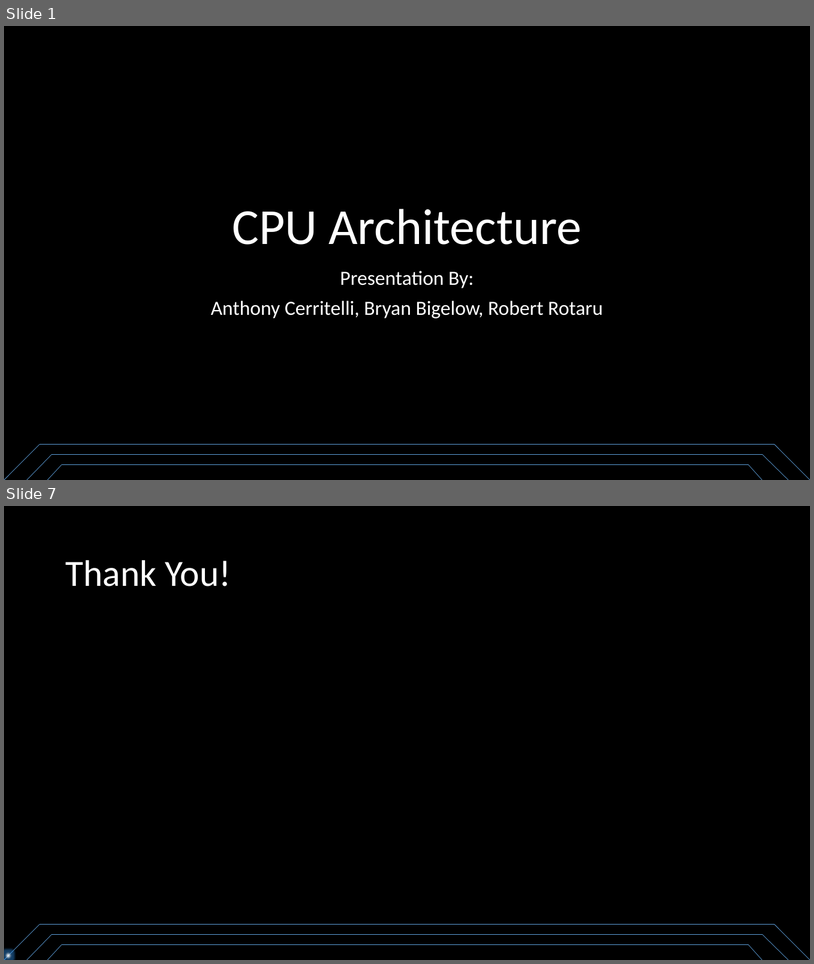
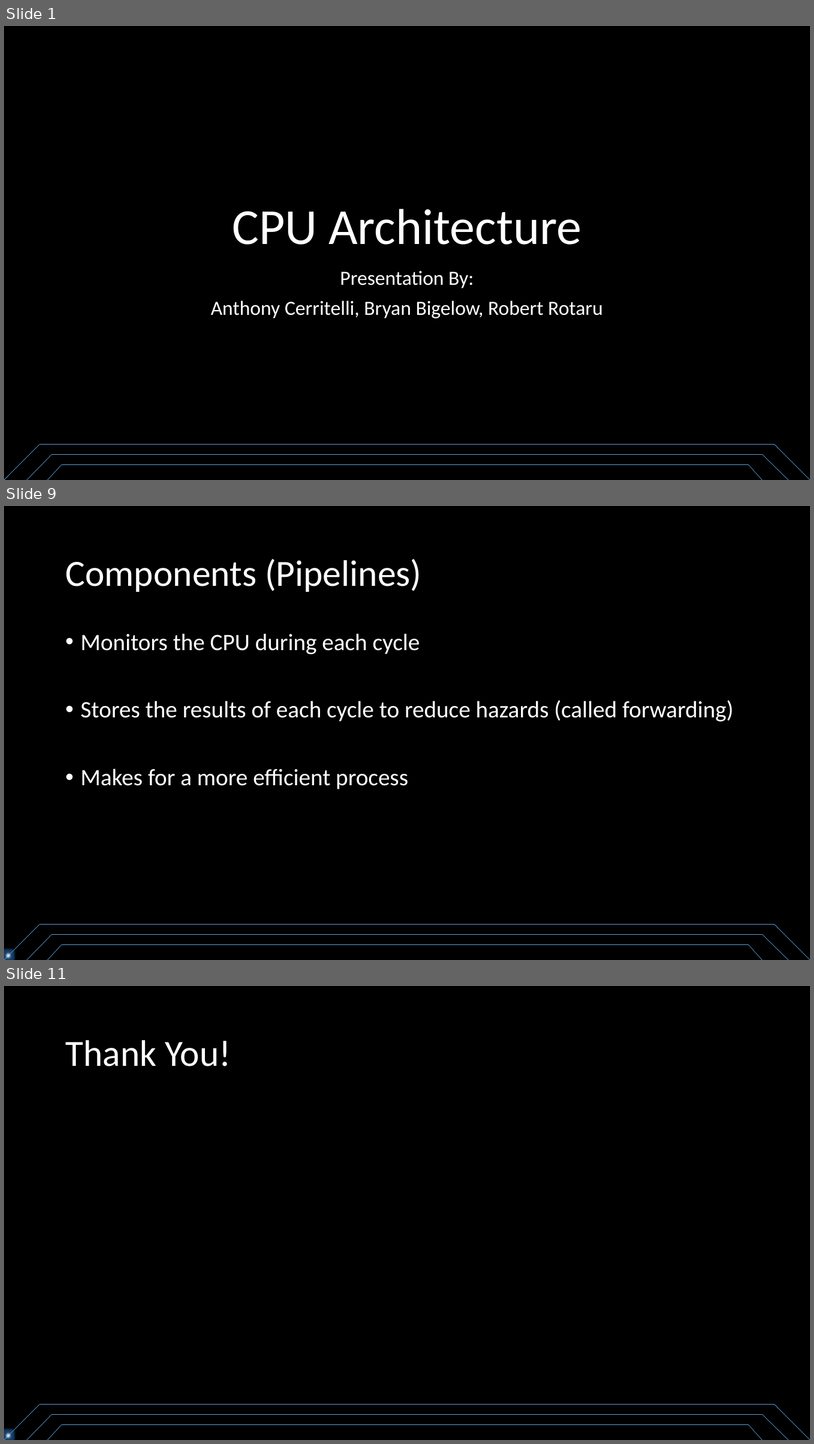
Before and after one commit to rrotaru/CS385-CPU, a slide deck: Source Files/Final/CPU Architecture.pptx. Shown one above the other, each under a label of ours: slides 1 and 7 before the commit, slides 1, 9 and 11 after it; the slides between them are not shown. The pictures are 814x964 and 814x1444 pixels, drawn with LibreOffice and Linux fonts; fonts in the diff are those of the drawing. Boxes give left, top, right and bottom in pixels: in the first picture for what was removed or moved away, otherwise in the second. Text is boxed around its words. In the diff, an @@ line names an element or a change of style, - is before the commit and + after.

```diff
--- a/Source Files/Final/CPU Architecture.pptx
+++ b/Source Files/Final/CPU Architecture.pptx
@@ slide 9 added at (x1=4, y1=506, x2=810, y2=960), background #000000 @@
@@ title added at (x1=65, y1=559, x2=422, y2=592), 44 pt, text #FFFFFF @@
+Components (Pipelines)
@@ text added at (x1=81, y1=633, x2=734, y2=789), 28 pt, text #FFFFFF @@
+• Monitors the CPU during each cycle
+• Stores the results of each cycle to reduce hazards (called forwarding)
+• Makes for a more efficient process
@@ line added from (39, 924) to (4, 960), #5B9BD5 0.5 pt @@
@@ line added from (52, 934) to (27, 960), #5B9BD5 0.5 pt @@
@@ line added from (775, 924) to (39, 924), #5B9BD5 0.5 pt @@
@@ line added from (762, 934) to (52, 934), #5B9BD5 0.5 pt @@
@@ line added from (789, 960) to (762, 934), #5B9BD5 0.5 pt @@
@@ line added from (810, 960) to (775, 924), #5B9BD5 0.5 pt @@
@@ ellipse added at (x1=4, y1=951, x2=12, y2=960), fill #FFFFFF, outline #43739E 1 pt @@
@@ line added from (62, 944) to (48, 960), #5B9BD5 0.5 pt @@
@@ line added from (749, 944) to (62, 944), #5B9BD5 0.5 pt @@
@@ line added from (762, 960) to (749, 944), #5B9BD5 0.5 pt @@
@@ what was slide 7 is now slide 11 @@
```
Also in this commit, not shown: 3 slides changed, 5 other slides added, 2 slides removed, 4 other files.
